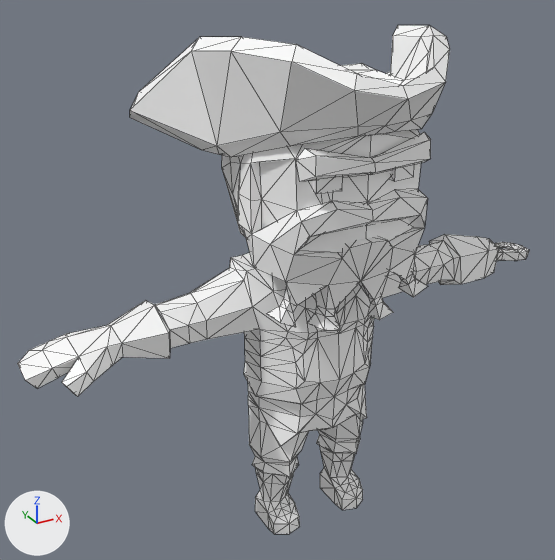
What one commit did to the glTF model assets/synty/characters_mini/models/SK_Pirates_Blackbeard_01.glb.
One viewpoint serves both versions: a camera (50 mm lens) standing at (-1.37, -2.21, 2.18) and looking at (-0.11, 0.09, 1.03). The lights are fixed; the arrows at lower left show +X, +Y and +Z. Mesh edges are drawn as thin lines.

In view in the first picture: 'SK_Pirates_Blackbeard_01'.
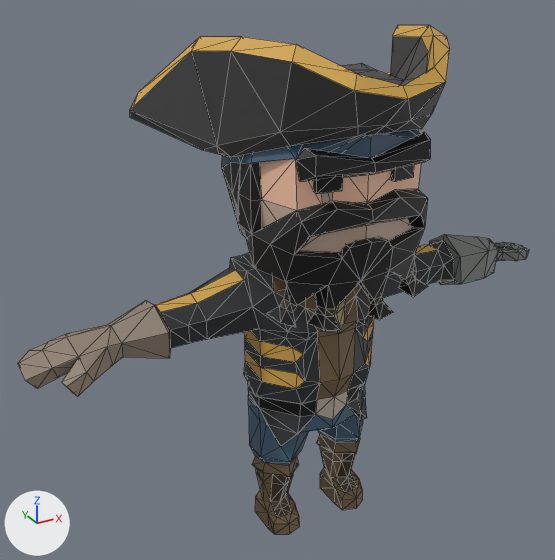
Changed parts and their boxes (x1, y1, x2, y2) in the pictures (555 x 560 px):
'SK_Pirates_Blackbeard_01', surface changed: (18, 25, 529, 534) in both

The change, as a list of edits to the scene's bpy script:
```text
Add img_polygonminis_texture_01_a:
    img_polygonminis_texture_01_a = load_image('PolygonMinis_Texture_01_A', '_unpacked/PolygonMinis_Texture_01_A', 1024, 1024, 'sRGB')
Change mat_mini_chr291:
    remove mat_mini_chr291.base_color = (1.0, 1.0, 1.0)  # white #ffffff
    add mat_mini_chr291.texture = img_polygonminis_texture_01_a
```
